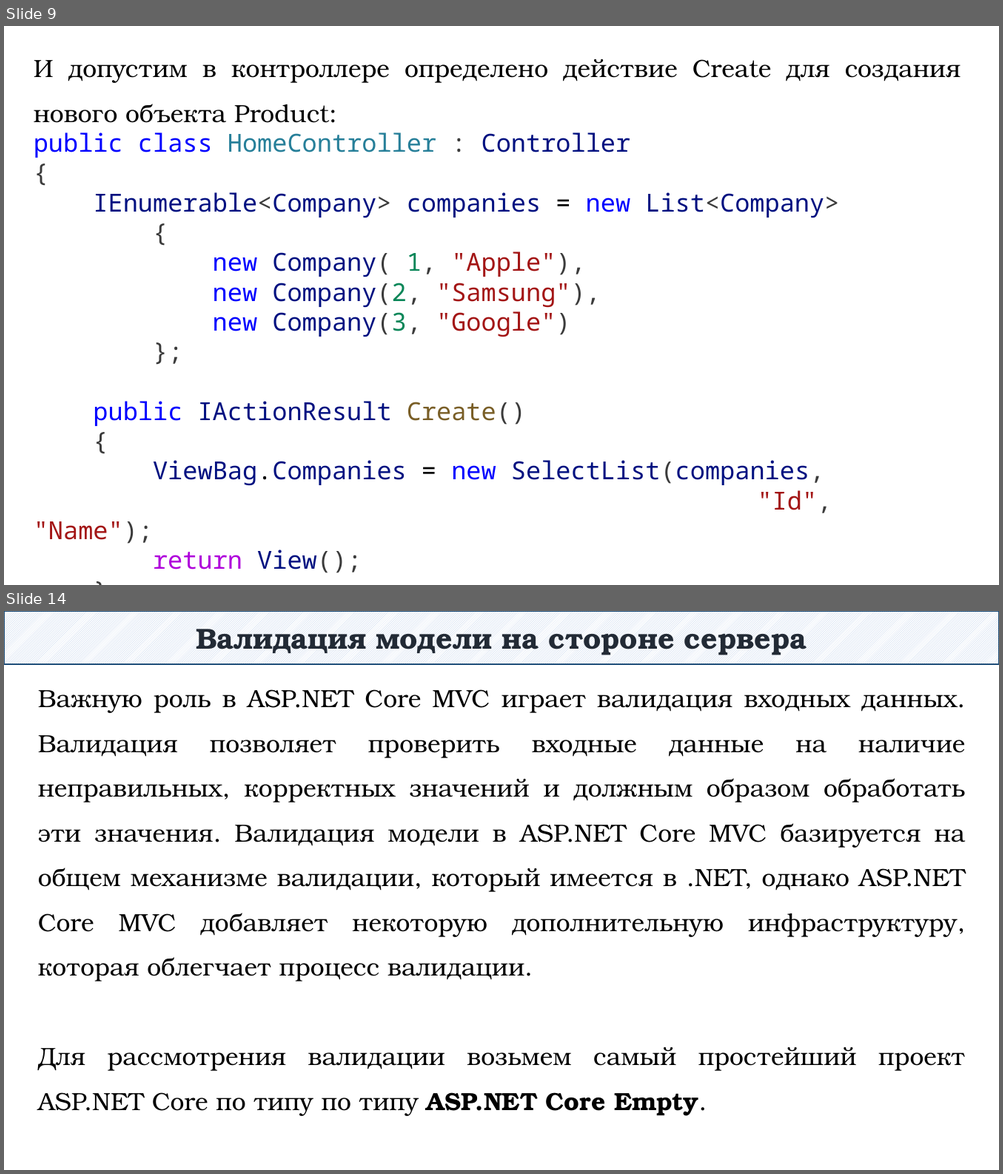
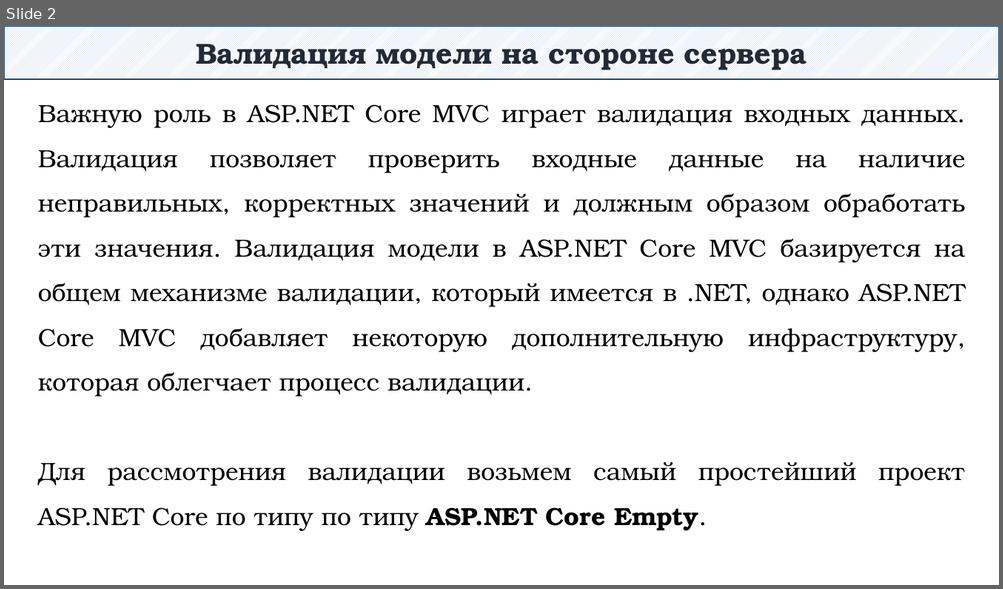
Before and after one commit to DaniilKlyukin/OOP-4, a slide deck: Лекции/ООП 1 лек 5.pptx. Shown one above the other, each under a label of ours: slides 9 and 14 before the commit, slide 2 after it; the slides between them are not shown. The pictures are 1003x1174 and 1003x589 pixels, drawn with LibreOffice and Linux fonts; fonts in the diff are those of the drawing. Boxes give left, top, right and bottom in pixels: in the first picture for what was removed or moved away, otherwise in the second. Text is boxed around its words. In the diff, an @@ line names an element or a change of style, - is before the commit and + after.

```diff
--- a/Лекции/ООП 1 лек 5.pptx
+++ b/Лекции/ООП 1 лек 5.pptx
@@ slide 9 removed at (4, 26, 999, 585), background #FFFFFF @@
@@ text removed at (34, 59, 961, 574) @@
-И допустим в контроллере определено действие Create для создания нового объекта Product:
-public class HomeController : Controller
-{
-IEnumerable<Company> companies = new List<Company>
-{
-new Company( 1, "Apple"),
-new Company(2, "Samsung"),
-new Company(3, "Google")
-};
-public IActionResult Create()
-{
-ViewBag.Companies = new SelectList(companies,
-"Id", "Name");
-return View();
-}
@@ what was slide 14 is now slide 2 @@
```
Also in this commit, not shown: 1 slide changed, 11 other slides removed, 3 other files.
